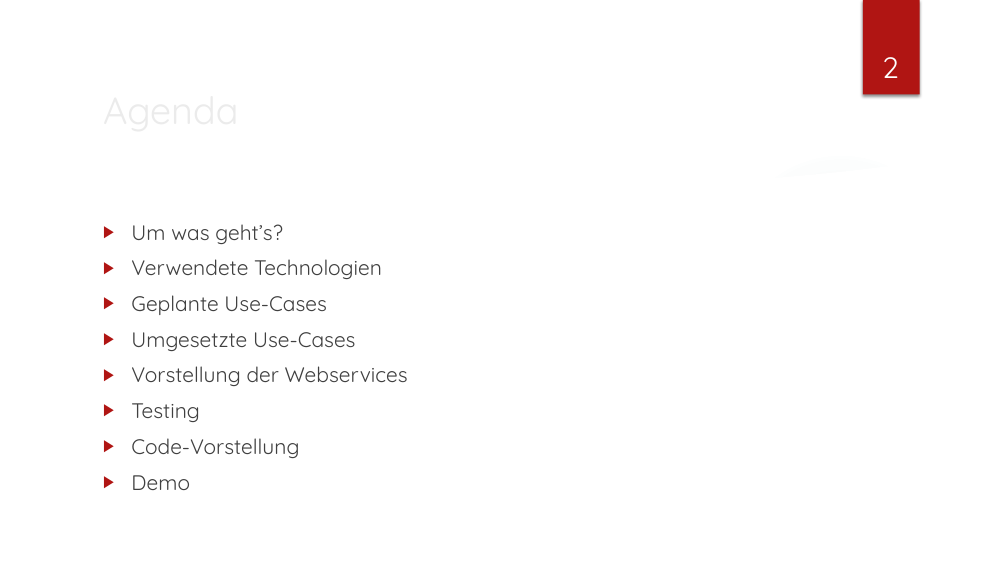
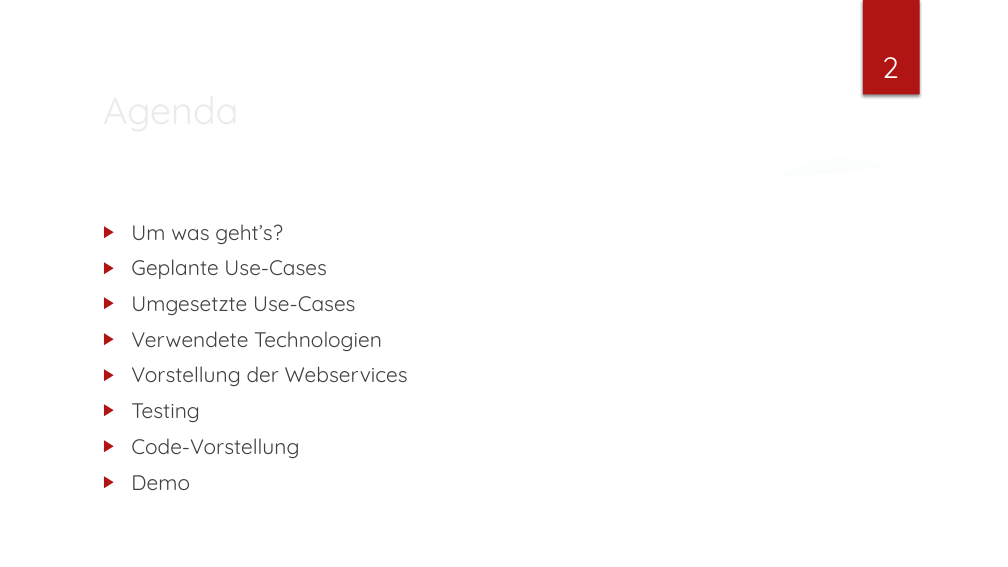
Before and after one commit to stauti/junk-food-analyzer, a slide deck: slide 2 of docs/Spezifikation/WS3.pptx. Drawn at 1008x567 pixels with LibreOffice and Linux fonts; fonts in the diff are those of the drawing; background and template pictures are left out. Boxes give left, top, right and bottom in pixels: in the first picture for what was removed or moved away, otherwise in the second. Text is boxed around its words. In the diff, an @@ line names an element or a change of style, - is before the commit and + after.

```diff
--- a/docs/Spezifikation/WS3.pptx
+++ b/docs/Spezifikation/WS3.pptx
@@ text at (131, 259, 382, 279): paragraph removed @@
-▶ Verwendete Technologien
@@ text at (131, 331, 382, 351): paragraph added @@
+▶ Verwendete Technologien
```
Also in this commit, not shown: 2 other slides changed.
